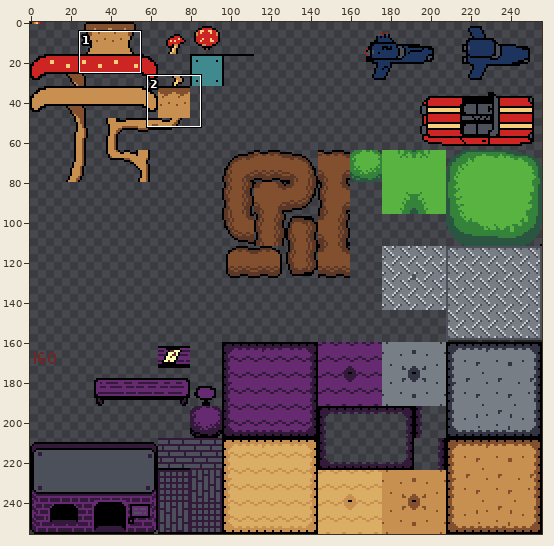
Edited in one commit: pixel-art file (assets/tileset.ase). The picture above shows the old version from afar; the outline marks the close-up.
Close-up. As it was:
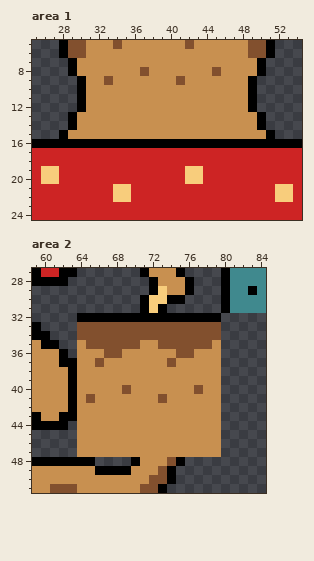
256x256 pixels, 1 frame. Shown: area 1: x 25..54, y 5..24; area 2: x 59..84, y 27..51. The commit also changed other parts of the picture, which this record leaves out.
The same view after the edit:
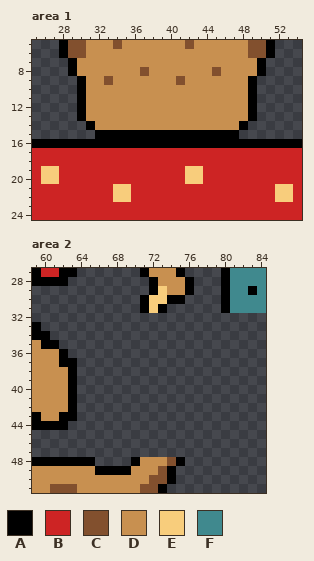
Palette (. is transparent): A #000000  B #cd2424  C #82502e  D #c89050  E #f8cd7c  F #40898e
Difference:
Area 1, layer "Layer 1":
y 13: x 29..30 AD -> .A; x 49..50 DA -> A.
y 14: x 29..31 ADD -> ..A; x 48..50 DDA -> A..
y 15: x 28..51 ADDDDDDDDDDDDDDDDDDDDDDA -> ....AAAAAAAAAAAAAAAA....
Area 2, layer "Layer 1":
y 32: x 64..79 AAAAAAAAAAAAAAAA -> ................
y 33..34: x 64..79 CCCCCCCCCCCCCCCC -> ................
y 35: x 64..79 DCCCCCCDDCCCCCCD -> ................
y 36: x 64..79 DDDCCDDDDDDCCDDD -> ................
y 37: x 64..79 DDCDDDDDDDCDDDDD -> ................
y 38..39: x 64..79 DDDDDDDDDDDDDDDD -> ................
y 40: x 64..79 DDDDDCDDDDDDDCDD -> ................
y 41: x 64..79 DCDDDDDDDCDDDDDD -> ................
y 42..47: x 64..79 DDDDDDDDDDDDDDDD -> ................
Boxes around the changes in both close-ups, in picture pixels (x1, y1, x2, y2):
changed: (59, 112, 275, 139)
erased: (77, 313, 221, 457)
